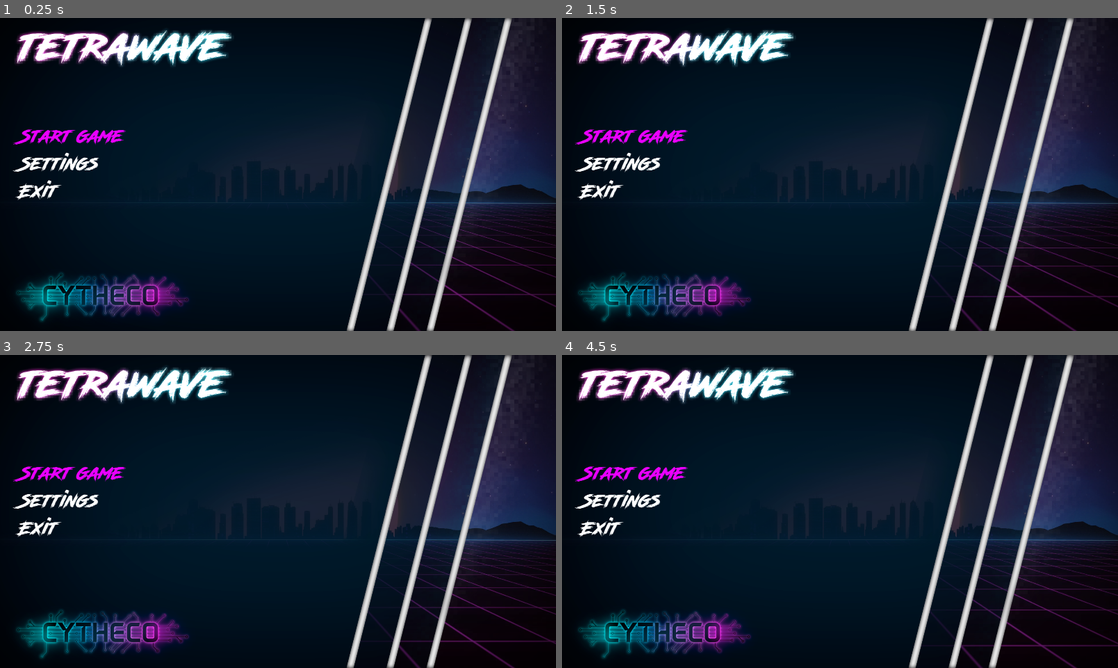
Above: before the commit, frames 1-4 (two rows, left to right).
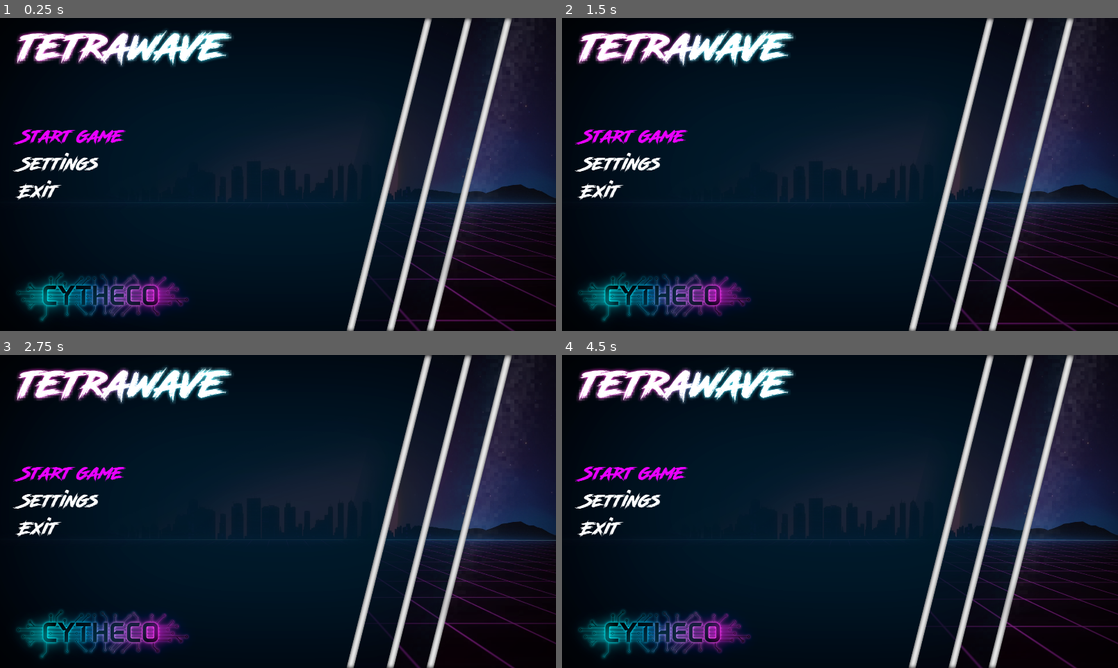
Above: after the commit, the same moments.

Repository: Cydeamon/BlockWave
Game: Godot game, scene res://Main.tscn
The game is run twice, just before and just after one commit, with the same random seed, the same clock (stepped at 60 frames per second) and the same inputs. Sound files missing from this copy of the repository are replaced by a short silence.
Inputs:
- Up to frame 1 (0.25 s): no input
- Up to frame 2 (1.5 s): hold Right (ui_right) 0.53-1.28 s; hold Left (ui_left) from 1.28 s (still down)
- Up to frame 3 (2.75 s): release Left (ui_left) at 2.03 s; hold Right (ui_right) from 2.03 s (still down)
- Up to frame 4 (4.5 s): release Right (ui_right) at 3.53 s; hold Left (ui_left) from 3.53 s (still down); tap Escape (ui_cancel) at 4.15 s

The runs differ from the first frame. In frame 1, 0.5% of the frame differs, in the area x 71-100%, y 62-97%; in frame 2, 0.5%; in frame 3, 0.5%; in frame 4, 0.6%, in the area x 72-100%, y 63-94%.

Commit message:
Cells and collision logic rewritten. Left+Right movement

Diff:
--- a/Main.tscn
+++ b/Main.tscn
@@ -50,7 +50,7 @@
 
 [node name="bg_animation" type="AnimatedSprite" parent="."]
 frames = SubResource( 1 )
-frame = 17
+frame = 21
 playing = true
 centered = false
 
@@ -101,6 +101,7 @@
 number_of_cells_in_row = 10
 
 [node name="step_timer" type="Timer" parent="Game"]
+wait_time = 0.1
 
 [node name="Menu" type="Node2D" parent="."]
 
--- a/src/Main.gd
+++ b/src/Main.gd
@@ -5,7 +5,13 @@
 var menu_mode = true
 var game_was_started = false
 var is_figure_falling = false
-var current_figure_cells = []
+
+var next_figure = []
+var current_figure = []
+var current_figure_position = {
+	x = 0,
+	y = 0
+}
 
 func _ready():
 	init_menu()
@@ -21,6 +27,22 @@
 		pass
 	elif itemText == "Exit":
 		get_tree().quit()
+
+
+func _unhandled_input(event):
+	if menu_mode && event.is_action_pressed("ui_cancel") && game_was_started:
+		close_menu()
+		$MusicPlayer.stream = gameplay_music
+		$MusicPlayer.play()
+	elif !menu_mode && event.is_action_pressed("ui_cancel"):
+		init_menu()
+	elif game_was_started && is_figure_falling:
+		if event.is_action_pressed("ui_left"):
+			if collision_check("left"):
+				move_current_figure("left")
+		elif event.is_action_pressed("ui_right"):
+			if collision_check("right"):
+				move_current_figure("right")
 
 
 func init_menu():
@@ -47,21 +69,13 @@
 	menu_mode = false
 	$Game/step_timer.start()
 
-func _unhandled_input(event):
-	if menu_mode && event.is_action_pressed("ui_cancel") && game_was_started:
-		close_menu()
-		$MusicPlayer.stream = gameplay_music
-		$MusicPlayer.play()
-	elif !menu_mode && event.is_action_pressed("ui_cancel"):
-		init_menu()
-
-
 func _on_MusicPlayer_finished():
 	$MusicPlayer.play(0)
 
 
 func step():
 	if !is_figure_falling:
+		current_figure = next_figure
 		spawn_next_figure()
 		pick_next_figure()
 		is_figure_falling = true
@@ -69,23 +83,21 @@
 		if !collision_check("down"):
 			fix_figure()
 		else:
-			move_current_figure_down()
+			move_current_figure("down")
 
 
 func spawn_next_figure():
-	var draw_x = $Game/GameField/GameFieldCells.number_of_cells_in_row / 2 - 2
+	current_figure_position.x = $Game/GameField/GameFieldCells.number_of_cells_in_row / 2 - 2
+	current_figure_position.y = 0
 
 	for i in 2:
 		for j in 4:
-			var cell = $Game/GameField/GameFieldCells.gamefield_map[i][draw_x + j]
-			cell.set_color_index($Game/UI/Next/next_figure.gamefield_map[i][j].cell_color_index)
-			current_figure_cells.push_front(cell)
-
+			var cell = $Game/GameField/GameFieldCells.gamefield_map[i][current_figure_position.x + j]
+			cell.set_color_index(next_figure[i][j])
 
 
 func pick_next_figure():
 	var figure_index = randi() % 6 + 1
-	var figure = []
 
 	# 1 - Red I     #FF0000
 	# 2 - Blue O    #0000FF
@@ -96,98 +108,122 @@
 	# 7 - Cyan Z    #00FFFF
 
 	if figure_index == 1:
-		figure = [
+		next_figure = [
+			[1, 1, 1, 1],
 			[0, 0, 0, 0],
-			[1, 1, 1, 1],
 		]
 	if figure_index == 2:
-		figure = [
+		next_figure = [
 			[0, 2, 2, 0],
 			[0, 2, 2, 0],
 		]
 
 	if figure_index == 3:
-		figure = [
+		next_figure = [
 			[3, 3, 3, 0],
 			[0, 0, 3, 0],
 		]
 
 	if figure_index == 4:
-		figure = [
+		next_figure = [
 			[4, 4, 4, 0],
 			[4, 0, 0, 0],
 		]
 
 	if figure_index == 5:
-		figure = [
+		next_figure = [
 			[0, 5, 5, 0],
 			[5, 5, 0, 0],
 		]
 
 	if figure_index == 6:
-		figure = [
+		next_figure = [
 			[6, 6, 6, 0],
 			[0, 6, 0, 0],
 		]
 
 	if figure_index == 7:
-		figure = [
+		next_figure = [
 			[7, 7, 0, 0],
 			[0, 7, 7, 0],
 		]
 
 	for i in 2:
 		for j in 4:
-			$Game/UI/Next/next_figure.gamefield_map[i][j].set_color_index(figure[i][j])
-
-
-
-func move_current_figure_down():
+			$Game/UI/Next/next_figure.gamefield_map[i][j].set_color_index(next_figure[i][j])
+
+
+
+func move_current_figure(direction):
+	clear_current_figure_position();
+
+	if direction == "down":
+		current_figure_position.y += 1
+	if direction == "left":
+		current_figure_position.x -= 1
+	if direction == "right":
+		current_figure_position.x += 1
+
+	draw_current_figure()
+
+
+func clear_current_figure_position():
 	var gamefield = $Game/GameField/GameFieldCells
 
-	for i in current_figure_cells.size():
-		var cell = current_figure_cells[i]
-
-		if cell.cell_color_index > 0:
-			var next_cell = gamefield.get_node("cell_" + str(cell.y + 1) + "_" + str(cell.x))
-			next_cell.set_color_index(cell.cell_color_index)
-			cell.set_color_index(0)
-			current_figure_cells[i] = next_cell
+	for i in current_figure.size():
+		for j in current_figure[i].size():
+			var cur_y = current_figure_position.y + i
+			var cur_x = current_figure_position.x + j
+			var cell = gamefield.get_node("cell_" + str(cur_y) + "_" + str(cur_x))
+
+			if cell && current_figure[i][j] != 0:
+				cell.set_color_index(0)
+
+func draw_current_figure():
+	var gamefield = $Game/GameField/GameFieldCells
+
+	for i in current_figure.size():
+		for j in current_figure[i].size():
+			var cur_y = current_figure_position.y + i
+			var cur_x = current_figure_position.x + j
+			var color = current_figure[i][j]
+
+			if color != 0:
+				gamefield.get_node("cell_" + str(cur_y) + "_" + str(cur_x)).set_color_index(color)
 
 
 func collision_check(direction):
 	var gamefield = $Game/GameField/GameFieldCells
-
-	for i in current_figure_cells.size():
-		var cell = current_figure_cells[i]
-
-		if cell.cell_color_index > 0:
-			var next_cell
-
-			if direction == "down":
-				next_cell = gamefield.get_node("cell_" + str(cell.y + 1) + "_" + str(cell.x))
-			if direction == "left":
-				next_cell = gamefield.get_node("cell_" + str(cell.y) + "_" + str(cell.x-1))
-			if direction == "right":
-				next_cell = gamefield.get_node("cell_" + str(cell.y) + "_" + str(cell.x+1))
-
-			if !next_cell:
-				return false
-
-			if next_cell.cell_color_index != 0:
-				var is_self_collide = false
-
-				for temp_cell in current_figure_cells:
-					if temp_cell == next_cell:
-						is_self_collide = true
-						break
-
-				if !is_self_collide:
-					return false
-
-	return true
+	var result = true
+
+	clear_current_figure_position()
+
+	for i in current_figure.size():
+		for j in current_figure[i].size():
+			if current_figure[i][j] != 0:
+				var next_x = current_figure_position.x + j
+				var next_y = current_figure_position.y + i
+
+				if direction == "down":
+					next_y += 1
+				if direction == "left":
+					next_x -= 1
+				if direction == "right":
+					next_x += 1
+
+				var next_cell = gamefield.get_node("cell_" + str(next_y) + "_" + str(next_x))
+
+				if !next_cell || next_cell.cell_color_index != 0:
+					result = false
+
+		if result == false:
+			break
+
+	draw_current_figure()
+	return result
 
 
 func fix_figure():
 	is_figure_falling = false
-	current_figure_cells = []
+	current_figure_position = {x = 0, y = 0}
+	current_figure = []
